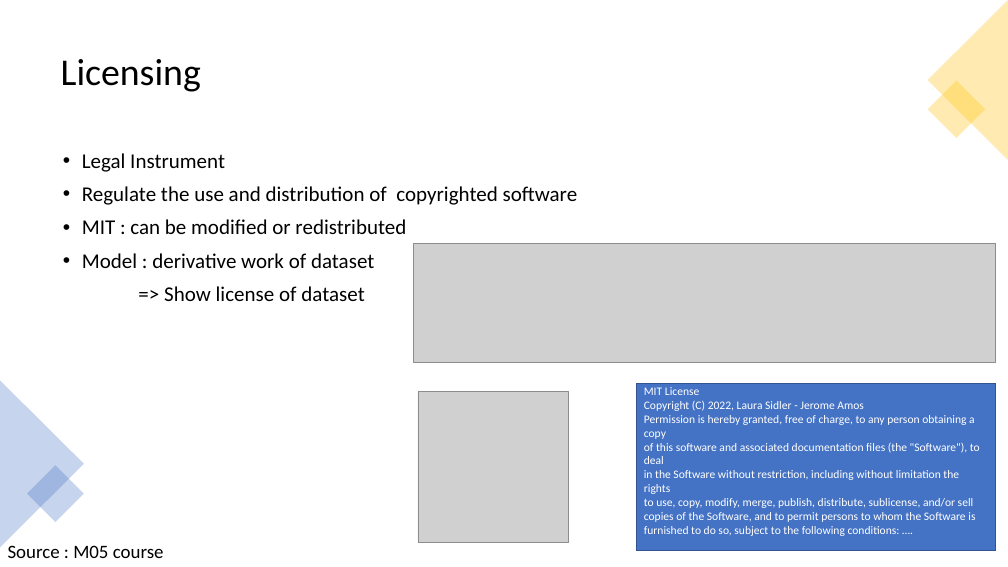
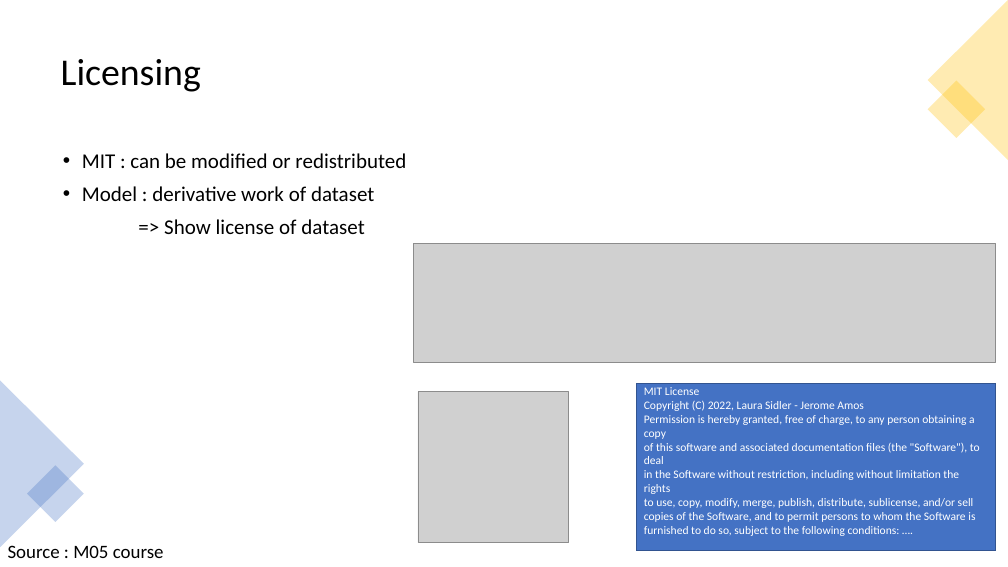
Before and after one commit to Laurasid/M05_Project, a slide deck: slide 9 of pres_full.pptx (slide 8 before the commit). Drawn at 1008x567 pixels with LibreOffice and Linux fonts; fonts in the diff are those of the drawing; grey boxes stand for pictures. Boxes give left, top, right and bottom in pixels: in the first picture for what was removed or moved away, otherwise in the second. Text is boxed around its words. In the diff, an @@ line names an element or a change of style, - is before the commit and + after.

```diff
--- a/pres_full.pptx
+++ b/pres_full.pptx
@@ text at (x1=82, y1=153, x2=578, y2=205): paragraphs removed @@
-• Legal Instrument
-• Regulate the use and distribution of copyrighted software
```
Also in this commit, not shown: 1 other slide changed, 2 slides added, 1 slide removed.
